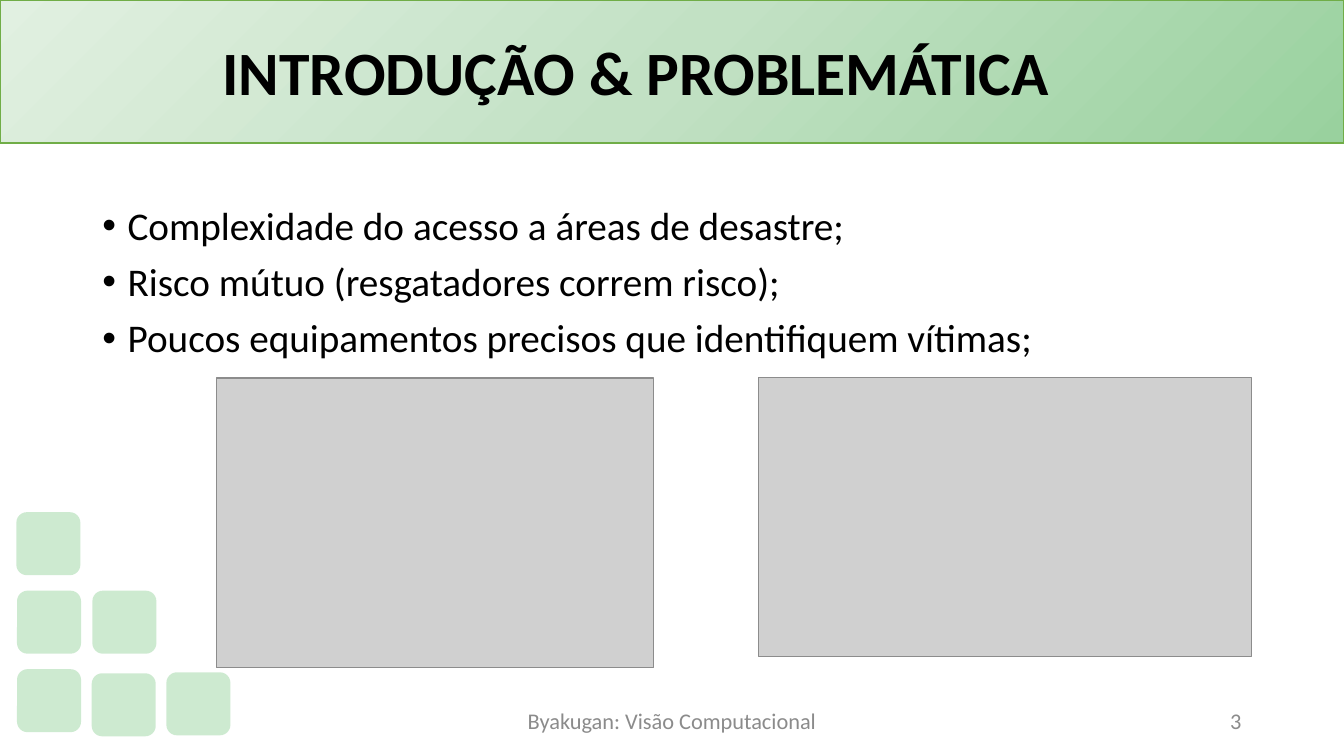
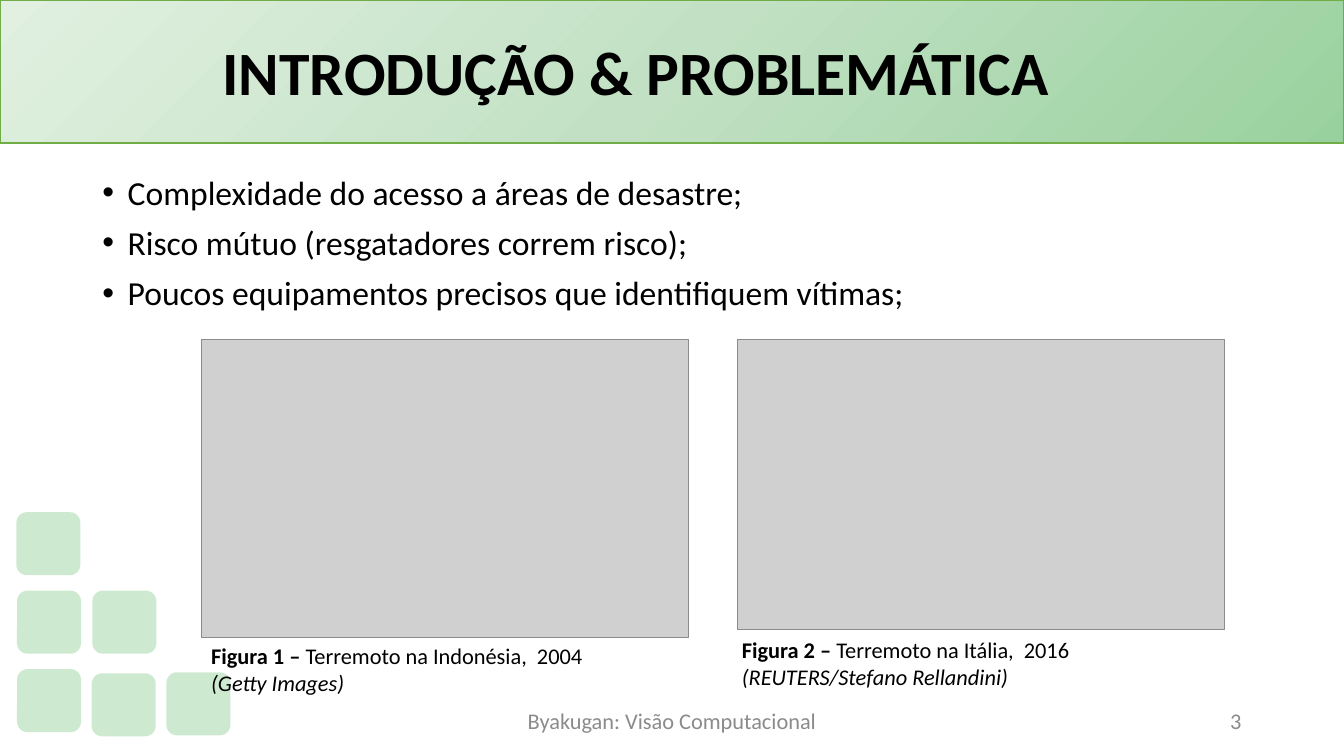
Before and after one commit to PauloVLB/Projeto_Integrador, a slide deck: slide 3 of Slide.pptx. Drawn at 1344x756 pixels with LibreOffice and Linux fonts; fonts in the diff are those of the drawing; grey boxes stand for pictures; background and template pictures are left out. Boxes give left, top, right and bottom in pixels: in the first picture for what was removed or moved away, otherwise in the second. Text is boxed around its words. In the diff, an @@ line names an element or a change of style, - is before the commit and + after.

Commit message:
Alterações no slide: Nova arte na capa
- Referências de figuras em "Introdução & Problemática"
- Alterações em "Solução tecnológica"

```diff
--- a/Slide.pptx
+++ b/Slide.pptx
@@ text "Complexidade do acesso a áreas ...": place and size @@
-text "Complexidade do acesso a áreas ..." at box(128, 212, 1031, 359)
+text "Complexidade do acesso a áreas ..." at box(128, 181, 904, 311)
@@ text "Complexidade do acesso a áreas ..." at box(128, 181, 904, 311): size 28 to 24 pt @@
@@ picture: place and size @@
-picture at box(216, 378, 653, 668)
+picture at box(202, 340, 689, 637)
@@ picture: place and size @@
-picture at box(758, 378, 1252, 656)
+picture at box(738, 340, 1225, 630)
@@ text added at box(211, 648, 582, 695), 16 pt, text #000000 @@
+Figura 1 – Terremoto na Indonésia, 2004
+(Getty Images)
@@ text added at box(742, 642, 1069, 688), 16 pt, text #000000 @@
+Figura 2 – Terremoto na Itália, 2016
+(REUTERS/Stefano Rellandini)
```
Also in this commit, not shown: 5 other slides changed.
